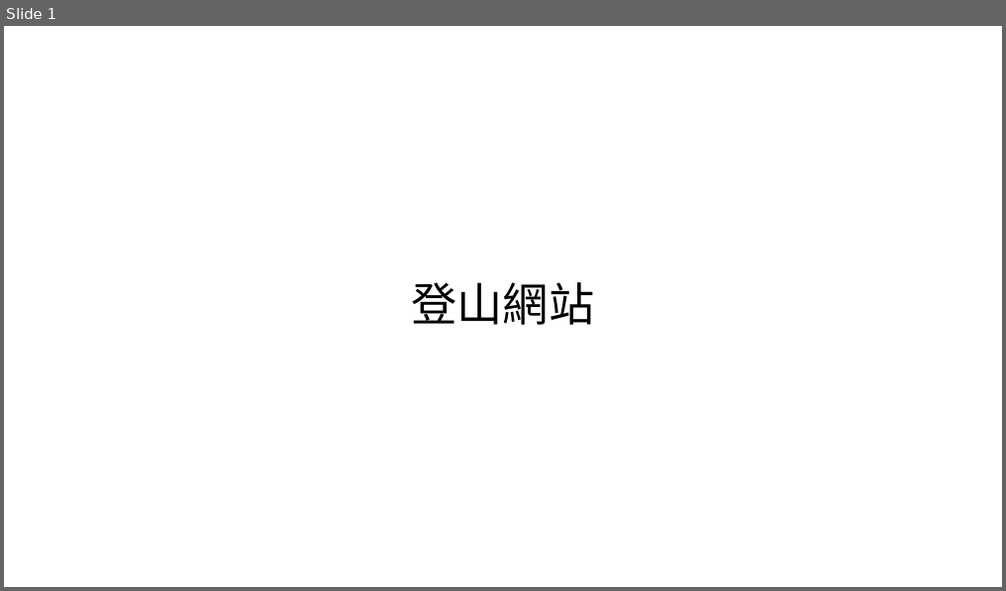
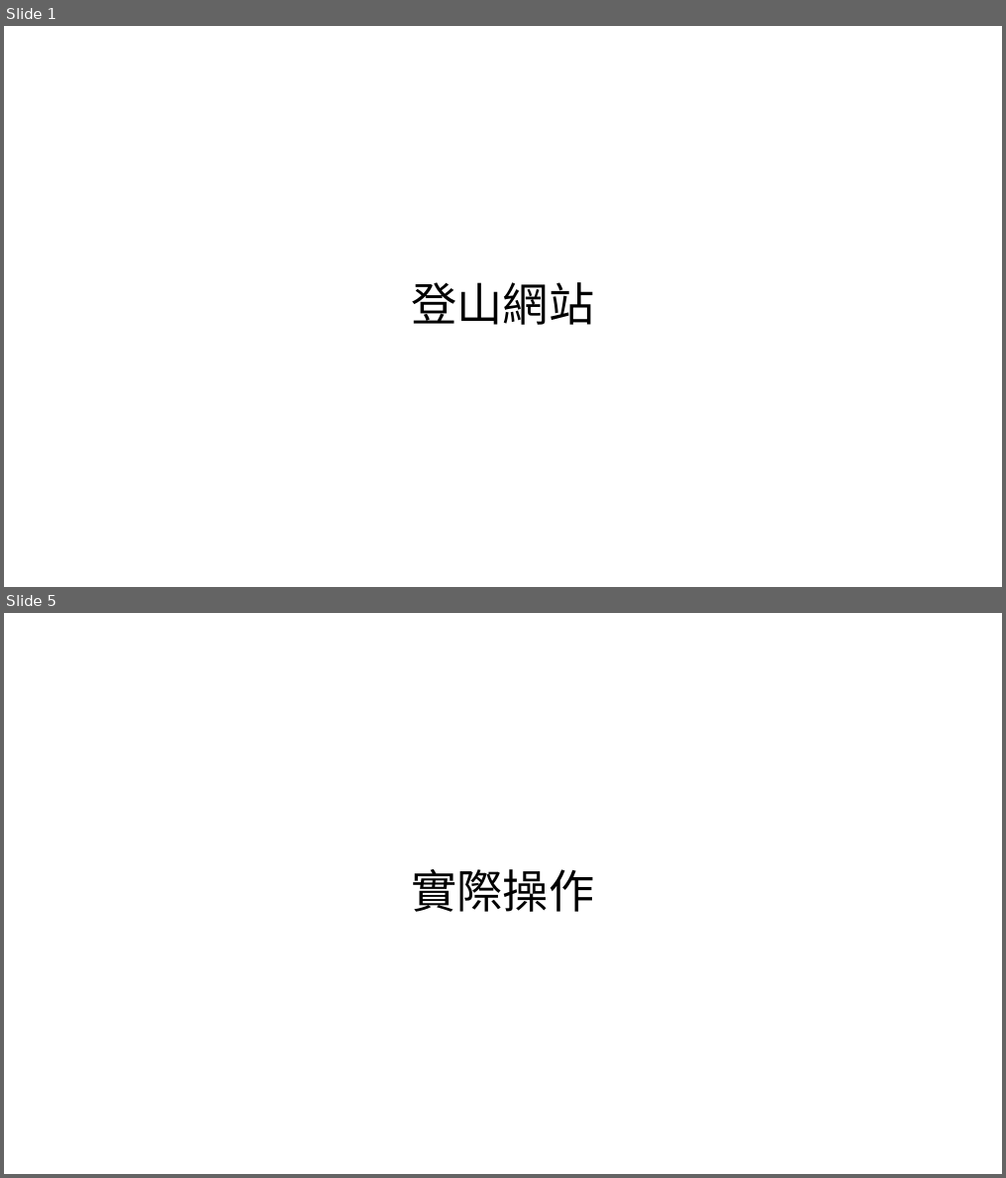
Before and after one commit to Ryujomikz/First-project, a slide deck: ppt/ppt.pptx. Shown one above the other, each under a label of ours: slide 1 before the commit, slides 1 and 5 after it; the slides between them are not shown. The pictures are 1006x591 and 1006x1178 pixels, drawn with LibreOffice and Linux fonts; fonts in the diff are those of the drawing. Boxes give left, top, right and bottom in pixels: in the first picture for what was removed or moved away, otherwise in the second. Text is boxed around its words. In the diff, an @@ line names an element or a change of style, - is before the commit and + after.

```diff
--- a/ppt/ppt.pptx
+++ b/ppt/ppt.pptx
@@ slide 5 added at <box>4,613,1002,1174</box>, background #FFFFFF @@
@@ title added at <box>411,869,594,912</box>, 44 pt, text #000000 @@
+實際操作
```
Also in this commit, not shown: 1 slide changed, 3 other slides added, 3 slides removed, 5 other files.
